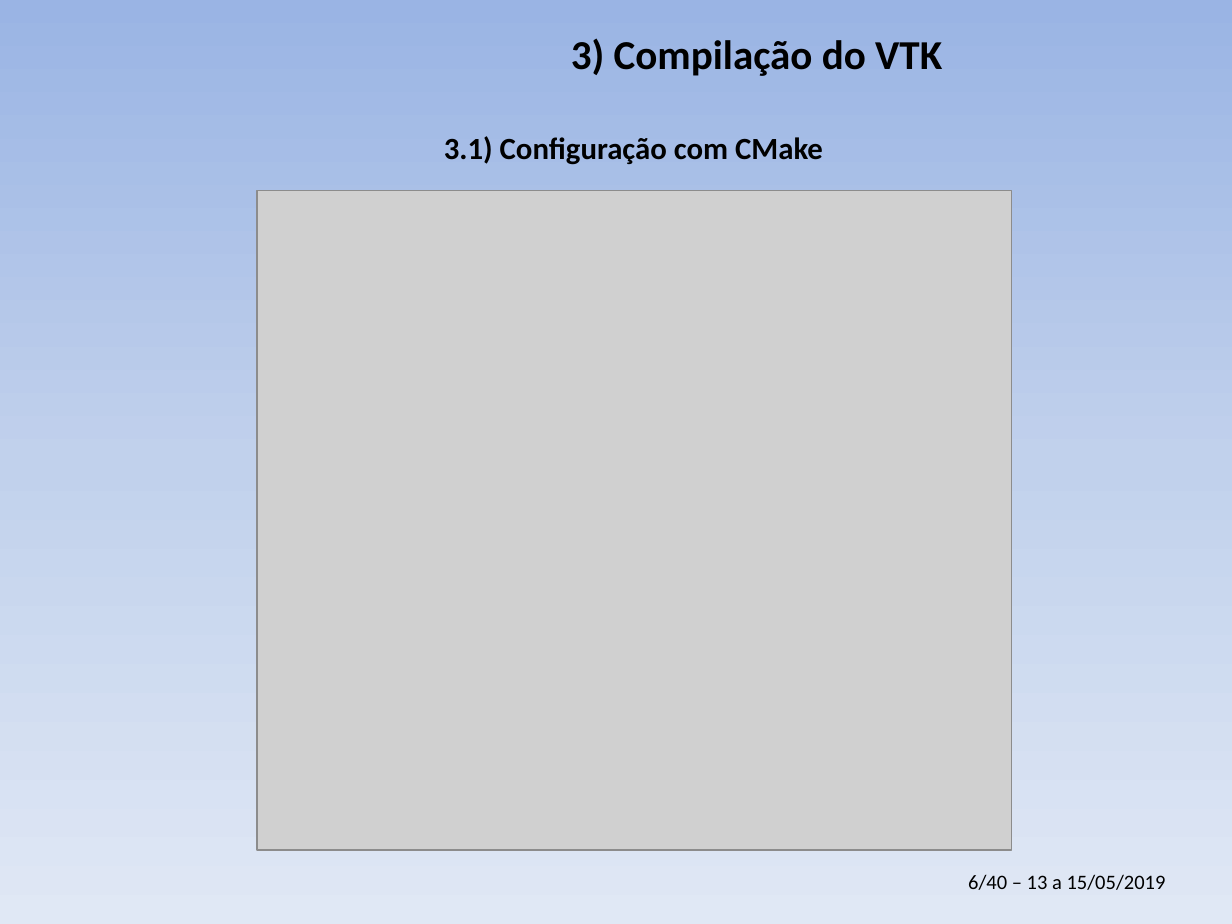
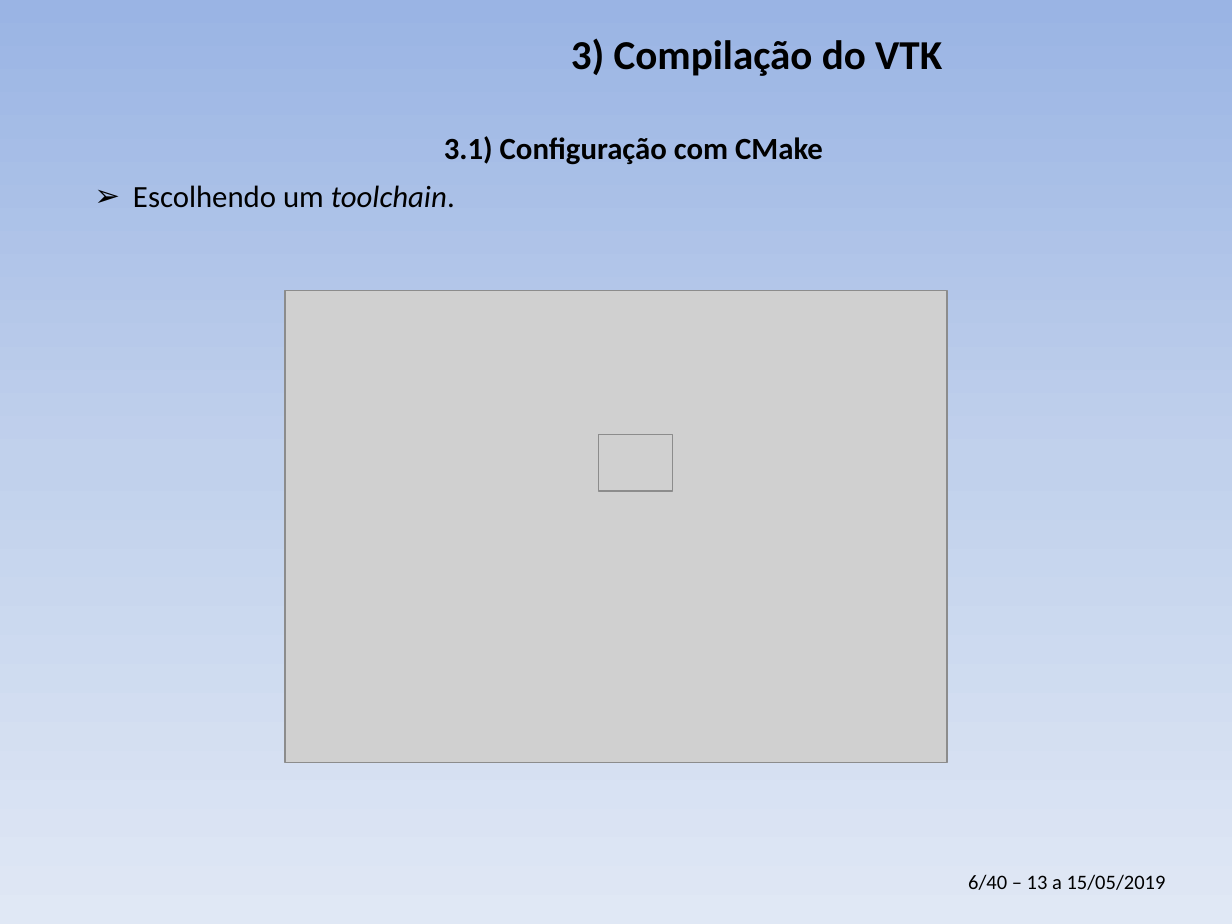
Before and after one commit to PauloCarvalhoRJ/cursoVTKgeo, a slide deck: slide 6 of aulas_3dias/slides_3dias.pptx. Drawn at 1232x924 pixels with LibreOffice and Linux fonts; fonts in the diff are those of the drawing; grey boxes stand for pictures; background and template pictures are left out. Boxes give left, top, right and bottom in pixels: in the first picture for what was removed or moved away, otherwise in the second. Text is boxed around its words. In the diff, an @@ line names an element or a change of style, - is before the commit and + after.

```diff
--- a/aulas_3dias/slides_3dias.pptx
+++ b/aulas_3dias/slides_3dias.pptx
@@ text added at bbox=[133, 185, 455, 208], 18 pt, text #000000 @@
+➢ Escolhendo um toolchain.
@@ picture: place and size @@
-picture at bbox=[257, 191, 1013, 850]
+picture at bbox=[285, 291, 947, 763]
@@ picture added at bbox=[599, 435, 673, 492] @@
```
Also in this commit, not shown: 3 other slides changed, 5 slides added.
